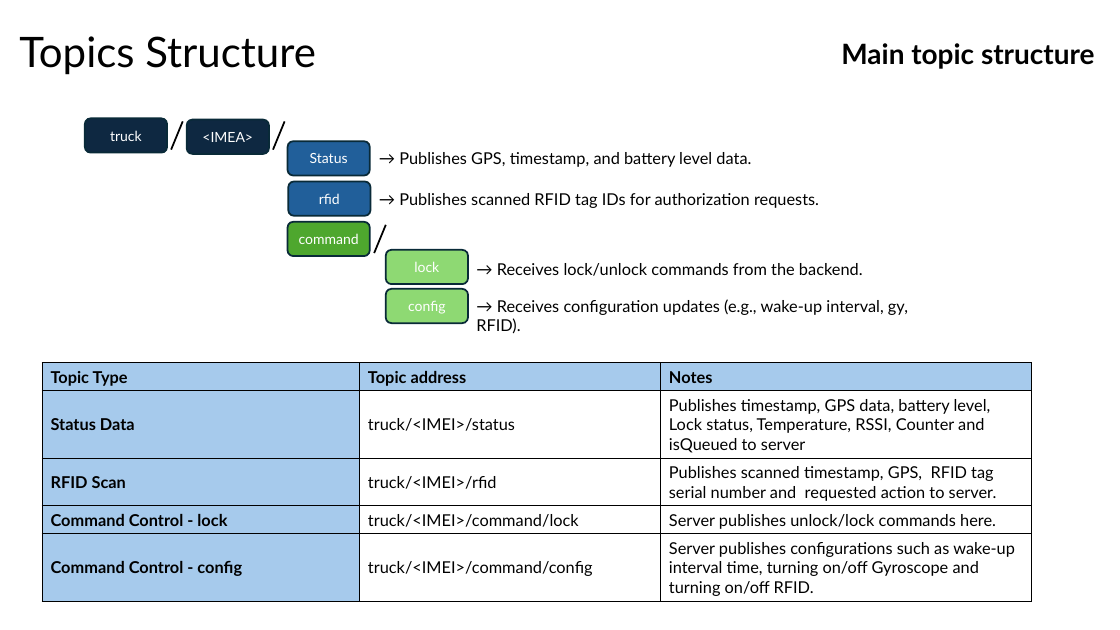
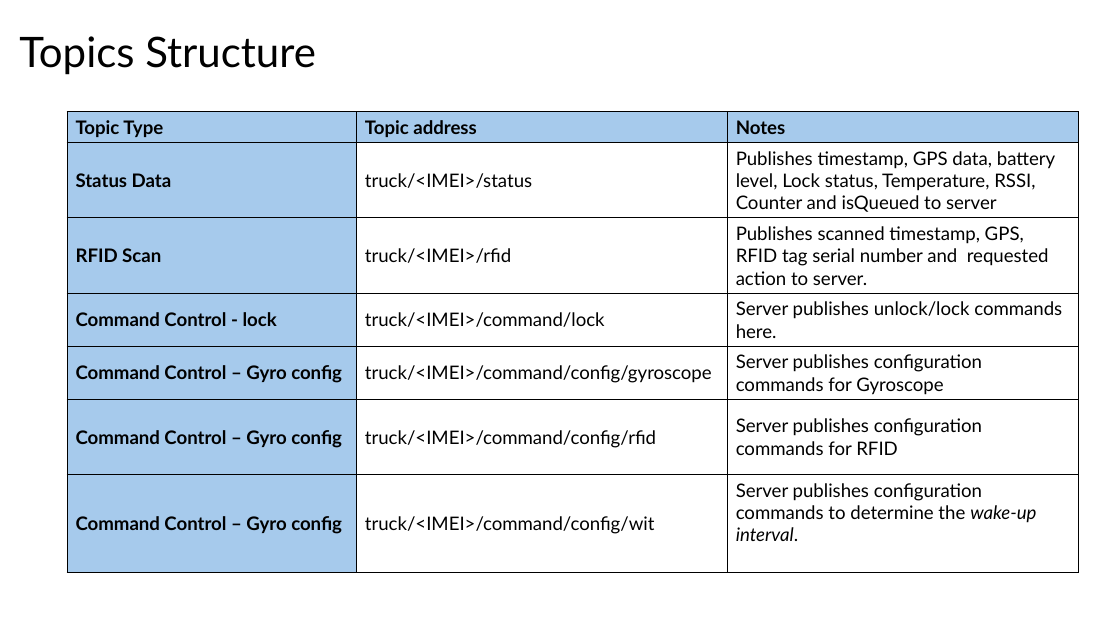
Before and after one commit to hamidrezaHemati/MQTT-AutoLock, a slide deck: slide 10 of Structure/Communication Workflow — MQTT Design & Architecture.pptx (slide 7 before the commit). Drawn at 1120x630 pixels with LibreOffice and Linux fonts; fonts in the diff are those of the drawing. Boxes give left, top, right and bottom in pixels: in the first picture for what was removed or moved away, otherwise in the second. Text is boxed around its words. In the diff, an @@ line names an element or a change of style, - is before the commit and + after.

```diff
--- a/Structure/Communication Workflow — MQTT Design & Architecture.pptx
+++ b/Structure/Communication Workflow — MQTT Design & Architecture.pptx
@@ text removed at [841, 43, 1095, 69] @@
-Main topic structure
@@ table at [67, 112, 1079, 574] @@
-row 5: Command Control - config | truck/<IMEI>/command/config | Server publishes configurations such as wake-up interval time, turning on/off Gyroscope and turning on/off RFID.
+row 5: Command Control – Gyro config | truck/<IMEI>/command/config/gyroscope | Server publishes configuration commands for Gyroscope
+row 6: Command Control – Gyro config | truck/<IMEI>/command/config/rfid | Server publishes configuration commands for RFID
+row 7: Command Control – Gyro config | truck/<IMEI>/command/config/wit | Server publishes configuration commands to determine the wake-up interval.
@@ table: place and size @@
-table at [42, 363, 1031, 601]
+table at [67, 112, 1079, 574]
@@ rounded rectangle removed at [85, 118, 167, 153] @@
-truck
@@ rounded rectangle removed at [187, 119, 269, 154] @@
-<IMEA>
@@ line removed from (183, 122) to (171, 150) @@
@@ line removed from (285, 122) to (273, 150) @@
@@ rounded rectangle removed at [287, 141, 370, 176] @@
-Status
@@ text removed at [399, 152, 751, 167] @@
-→ Publishes GPS, timestamp, and battery level data.
@@ rounded rectangle removed at [288, 181, 371, 216] @@
-rfid
@@ text removed at [399, 193, 819, 208] @@
-→ Publishes scanned RFID tag IDs for authorization requests.
@@ rounded rectangle removed at [287, 222, 370, 256] @@
-command
@@ line removed from (386, 225) to (374, 253) @@
@@ rounded rectangle removed at [386, 250, 468, 284] @@
-lock
@@ text removed at [497, 263, 863, 276] @@
-→ Receives lock/unlock commands from the backend.
@@ rounded rectangle removed at [386, 289, 468, 323] @@
-config
@@ text removed at [476, 299, 908, 334] @@
-→ Receives configuration updates (e.g., wake-up interval, gy, RFID).
```
Also in this commit, not shown: 5 other slides changed, 5 slides added, 2 slides removed, 4 other files.
